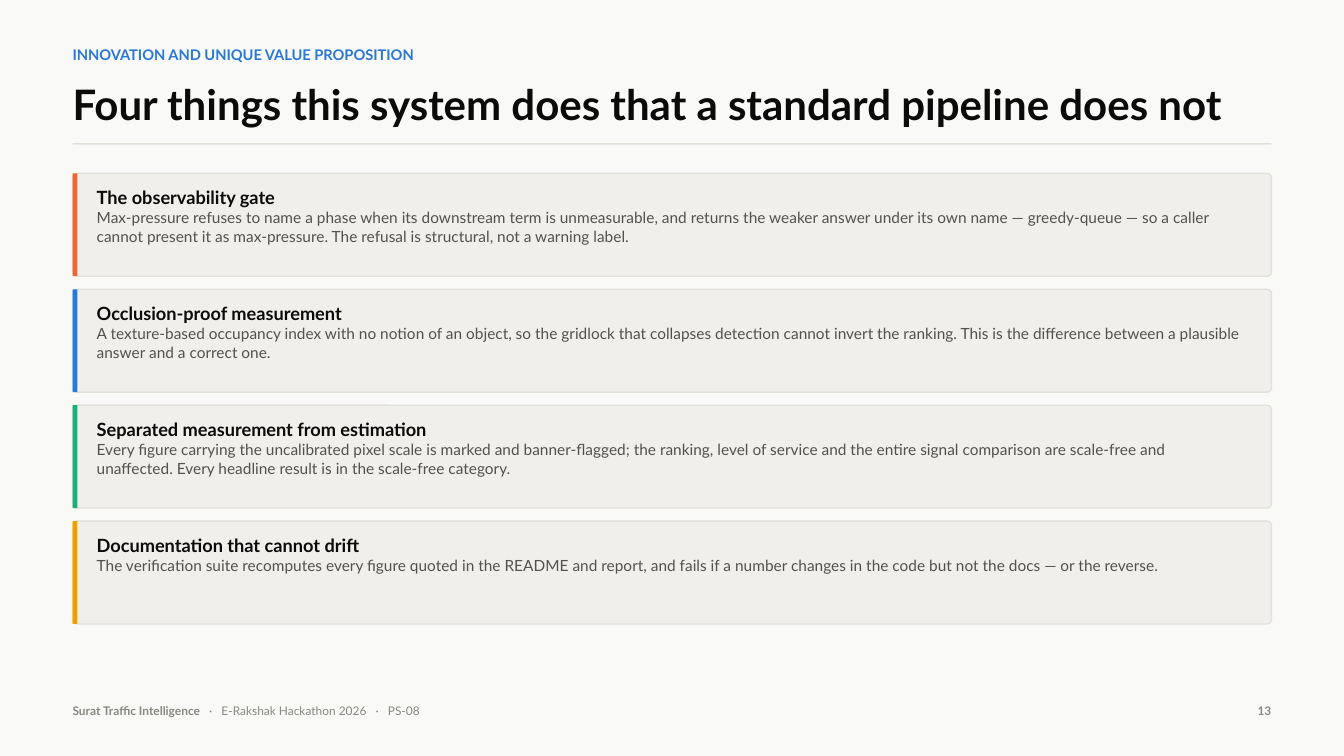
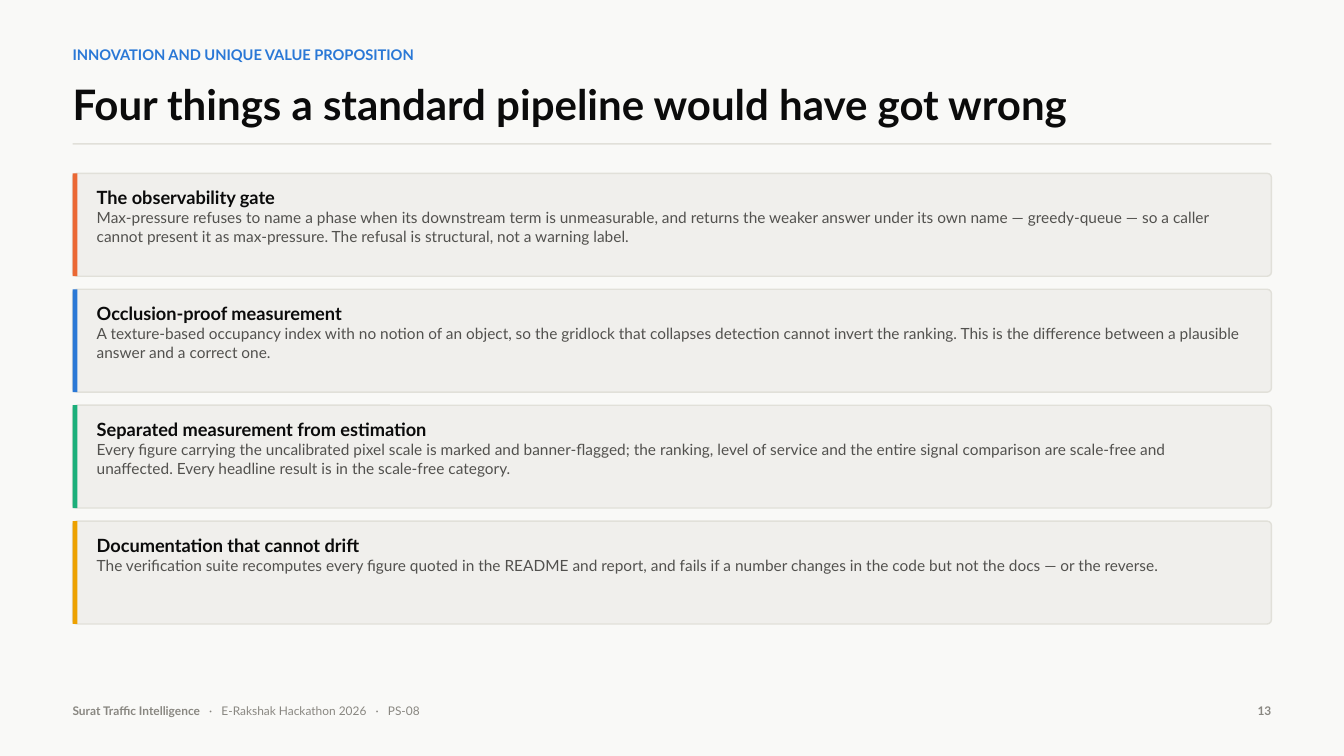
Before and after one commit to Nikhil-AI-Labs/Traffic-Management-System, a slide deck: slide 13 of submission/Surat-Traffic-Intelligence-PS08.pptx. Drawn at 1344x756 pixels with LibreOffice and Linux fonts; fonts in the diff are those of the drawing. Boxes give left, top, right and bottom in pixels: in the first picture for what was removed or moved away, otherwise in the second. Text is boxed around its words. In the diff, an @@ line names an element or a change of style, - is before the commit and + after.

```diff
--- a/submission/Surat-Traffic-Intelligence-PS08.pptx
+++ b/submission/Surat-Traffic-Intelligence-PS08.pptx
@@ text at box(73, 88, 1067, 128): text changed @@
-Four things this system does that a standard pipeline does not
+Four things a standard pipeline would have got wrong
```
Also in this commit, not shown: 9 other slides changed, 2 other files.
